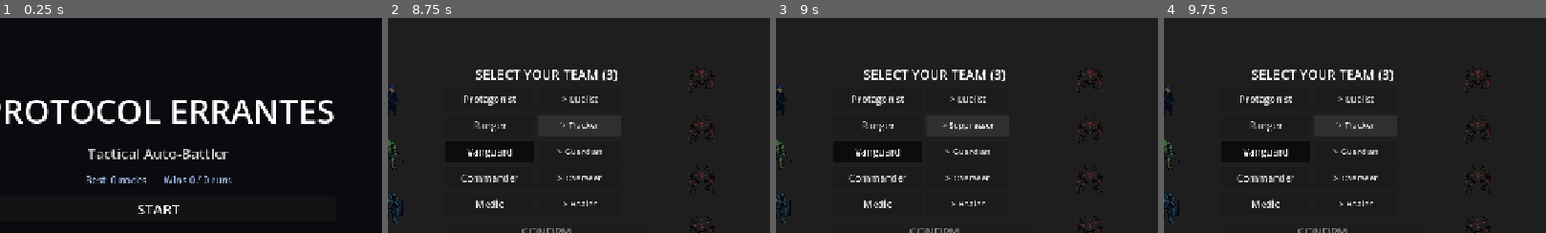
Above: before the commit, frames 1-4 (left to right).
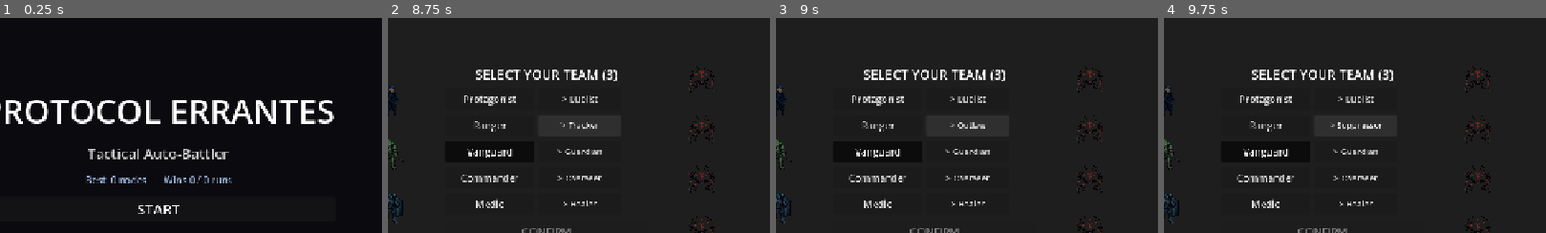
Above: after the commit, the same moments.

Repository: Hwari2929/PROTOCOL-ERRANTEs
Game: Godot game, scene res://scenes/main.tscn
Same seed, same stepped clock (60 frames per second), same inputs: the game is played once before the commit and once after it.
Inputs (mouse positions are % of the whole screen's width and height, from its top left):
- Up to frame 1 (0.25 s): no input
- Up to frame 2 (8.75 s): click "START COMBAT" at 0.5 s; click "START COMBAT" at 1.25 s; click "CONFIRM" at 2 s; click "CONFIRM" at 2.75 s; click "START" at 3.5 s; click "Vitality (1 TP) Max HP +15%" at 4.25 s; click "Protagonist" at 5 s; click "> Duelist" at 5.75 s; click "> Warden" at 6.5 s; click "Ranger" at 7.25 s; click "> Suppressor" at 8 s
- Up to frame 3 (9 s): click "> Tracker" at 8.75 s
- Up to frame 4 (9.75 s): click (54, 43) at 9.5 s, where only the run after the commit has a clickable "> Outlaw"
The pictures show only the part of the screen within x 29-79%, y 18-68%; the shares and areas given below are measured in that part.

Frames 1-2 are identical in both runs. In frame 3, 0.2% of the frame differs, in the area x 43-57%, y 48-52%; in frame 4, 0.2%.

Commit message:
feat(subclass): third subclass per doc class (무법자/엄호자/조련사/조언자) [opus]
- ranger outlaw, vanguard escort, commander beastmaster, medic counselor (3 each, per docs)
- team_select cycles all; verified new subclasses spawn + run wins

Co-Authored-By: Claude Opus 4.8 <noreply@anthropic.com>

Diff:
--- a/scripts/battle/class_data.gd
+++ b/scripts/battle/class_data.gd
@@ -45,6 +45,11 @@
 				{"attack_mult": 1.25},
 				{"attack_add": 8, "skill_cd_mult": 0.85},
 			]},
+			"outlaw": {"label": "무법자", "tiers": [
+				{"move_speed_mult": 1.20, "attack_interval_mult": 0.92},
+				{"attack_add": 5, "move_speed_mult": 1.10},
+				{"attack_mult": 1.20, "attack_interval_mult": 0.88},
+			]},
 		},
 	},
 	"vanguard": {
@@ -60,6 +65,11 @@
 				{"move_speed_mult": 1.25, "attack_mult": 1.15},
 				{"attack_add": 5},
 				{"attack_mult": 1.25, "skill_cd_mult": 0.85},
+			]},
+			"escort": {"label": "엄호자", "tiers": [
+				{"max_hp_mult": 1.15, "armor_add": 4},
+				{"max_hp_mult": 1.15},
+				{"armor_add": 6, "skill_cd_mult": 0.85},
 			]},
 		},
 	},
@@ -77,6 +87,11 @@
 				{"attack_interval_mult": 0.88},
 				{"attack_add": 7, "skill_cd_mult": 0.85},
 			]},
+			"beastmaster": {"label": "조련사", "tiers": [
+				{"skill_power_mult": 1.25, "attack_mult": 1.10},
+				{"attack_add": 5, "skill_power_mult": 1.15},
+				{"skill_power_mult": 1.20, "attack_range_add": 30.0},
+			]},
 		},
 	},
 	"medic": {
@@ -92,6 +107,11 @@
 				{"attack_mult": 1.20, "skill_power_mult": 1.20},
 				{"attack_add": 4, "skill_cd_mult": 0.90, "skill_power_mult": 1.20},
 				{"attack_mult": 1.20, "max_hp_mult": 1.10},
+			]},
+			"counselor": {"label": "조언자", "tiers": [
+				{"skill_power_mult": 1.20, "max_hp_mult": 1.10},
+				{"skill_cd_mult": 0.85},
+				{"skill_power_mult": 1.20, "max_hp_mult": 1.10},
 			]},
 		},
 	},
